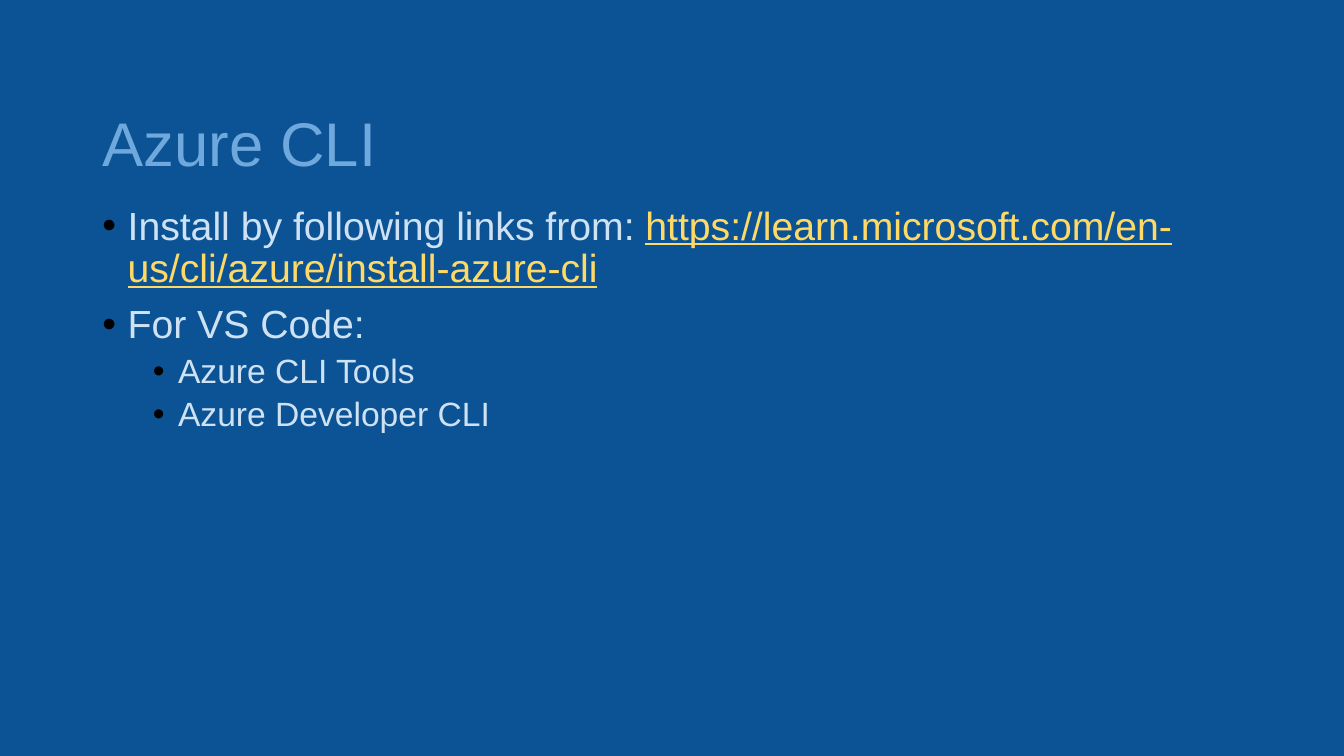
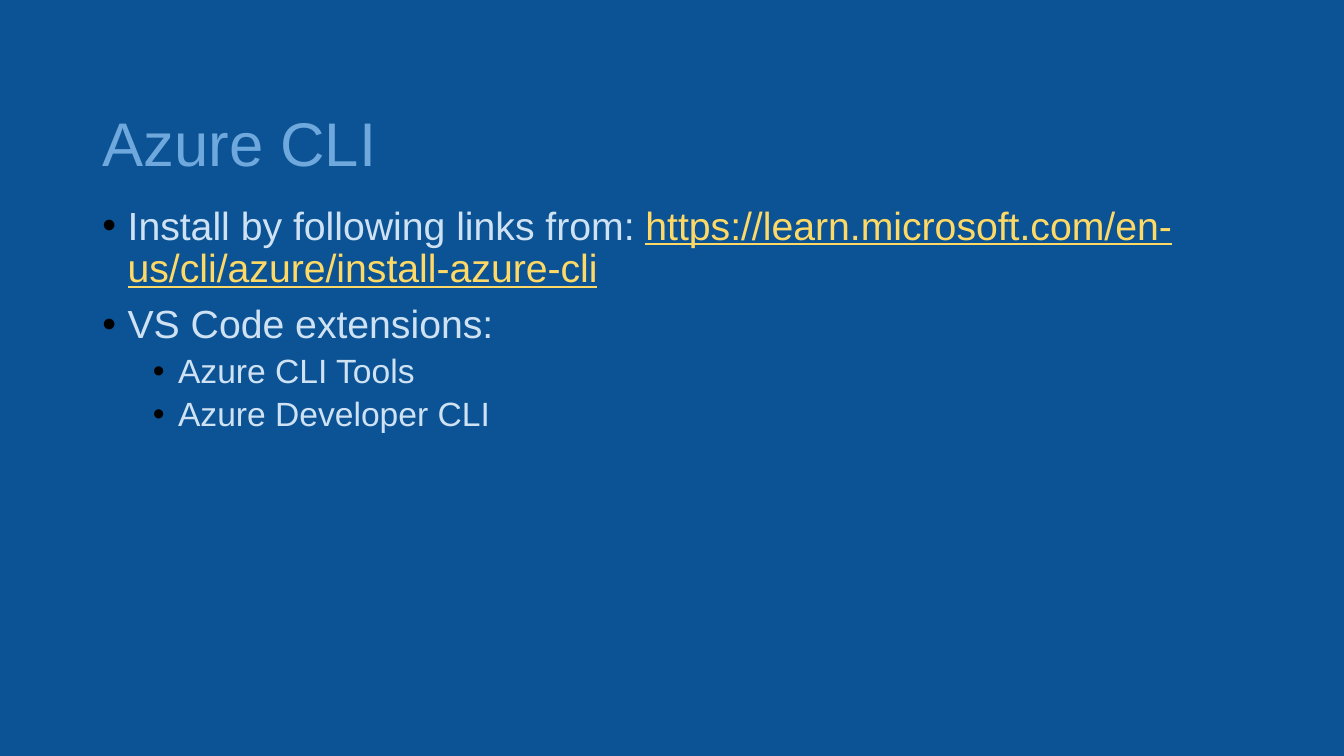
Before and after one commit to phil-a10/Talks, a slide deck: slide 21 of Data Engineering Using Free Tools/Learn Data Engineering For Free.pptx. Drawn at 1344x756 pixels with LibreOffice and Linux fonts; fonts in the diff are those of the drawing. Boxes give left, top, right and bottom in pixels: in the first picture for what was removed or moved away, otherwise in the second. Text is boxed around its words. In the diff, an @@ line names an element or a change of style, - is before the commit and + after.

Commit message:
more slide typos and az changes

```diff
--- a/Data Engineering Using Free Tools/Learn Data Engineering For Free.pptx
+++ b/Data Engineering Using Free Tools/Learn Data Engineering For Free.pptx
@@ text at <box>128,309,493,339</box>: text changed @@
-• For VS Code:
+• VS Code extensions:
```
Also in this commit, not shown: 1 other slide changed, 2 other files.
